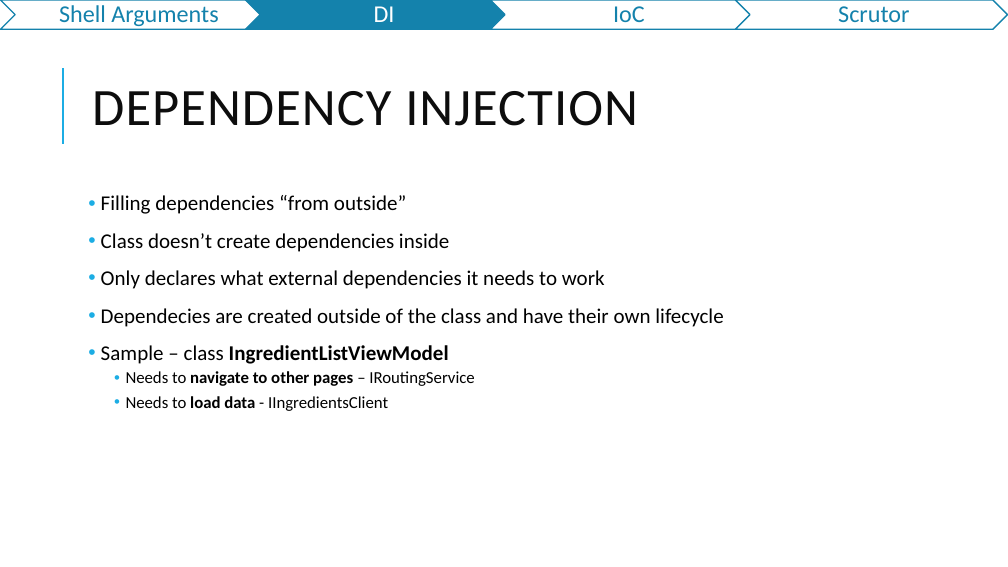
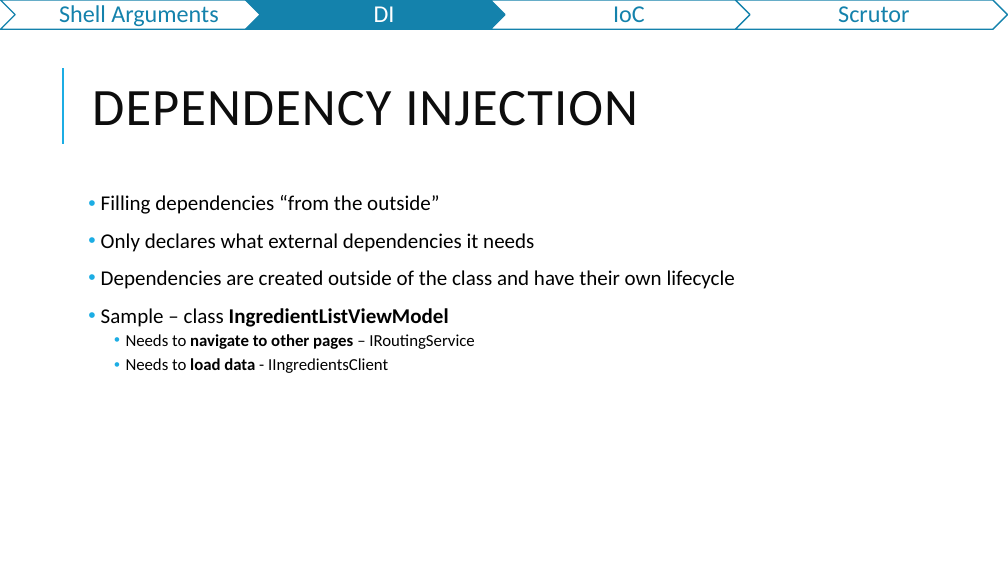
Before and after one commit to jasho/pv239-maui, a slide deck: slide 8 of 04_IoC/PV239-Xamarin-04_IoC.pptx. Drawn at 1008x567 pixels with LibreOffice and Linux fonts; fonts in the diff are those of the drawing. Boxes give left, top, right and bottom in pixels: in the first picture for what was removed or moved away, otherwise in the second. Text is boxed around its words. In the diff, an @@ line names an element or a change of style, - is before the commit and + after.

Commit message:
Fix typos + wording

```diff
--- a/04_IoC/PV239-Xamarin-04_IoC.pptx
+++ b/04_IoC/PV239-Xamarin-04_IoC.pptx
@@ text at box(101, 195, 735, 289): text changed @@
-• Filling dependencies “from outside”
-• Class doesn’t create dependencies inside
-• Only declares what external dependencies it needs to work
-• Dependecies are created outside of the class and have their own lifecycle
+• Filling dependencies “from the outside”
+• Only declares what external dependencies it needs
+• Dependencies are created outside of the class and have their own lifecycle
```
Also in this commit, not shown: 7 other slides changed.
